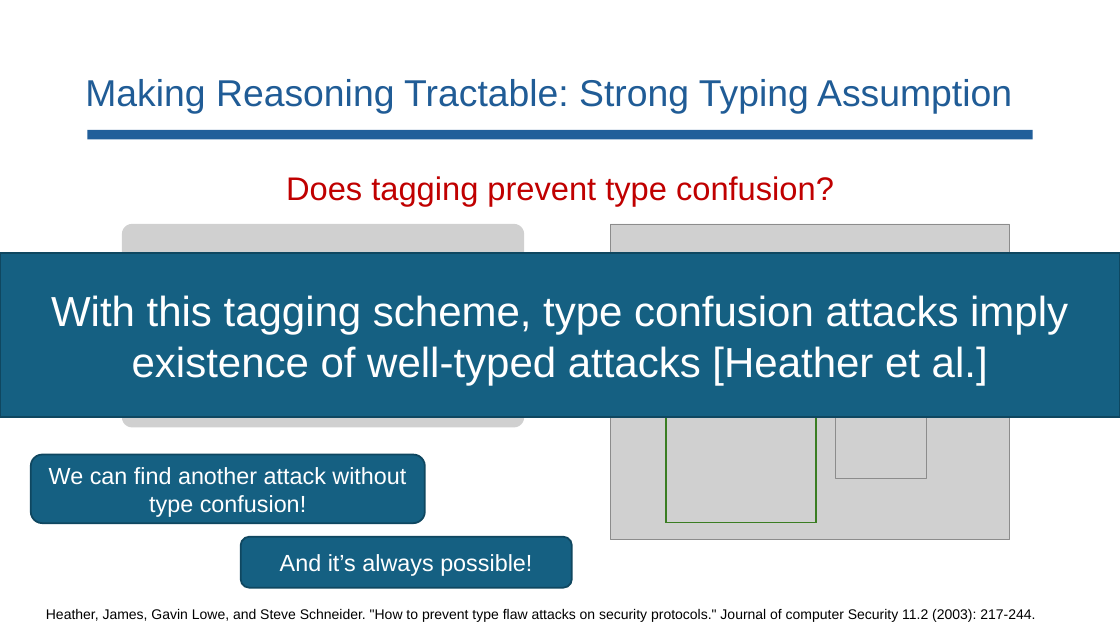
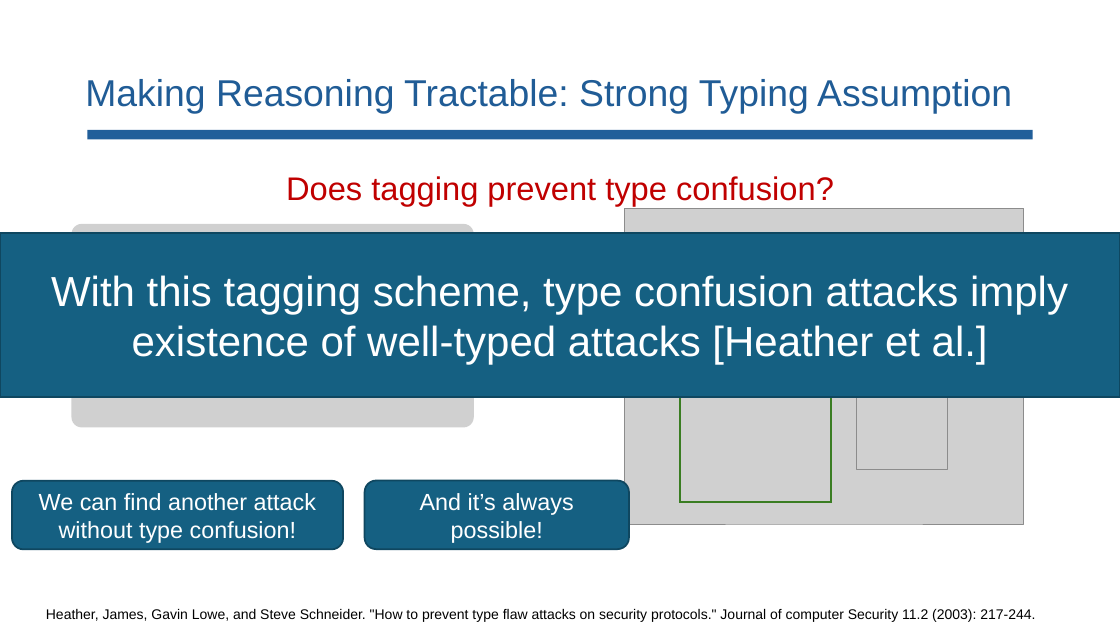
Before and after one commit to lorchrob/comp_slides, a slide deck: slide 93 of comp.pptx. Drawn at 1120x630 pixels with LibreOffice and Linux fonts; fonts in the diff are those of the drawing; grey boxes stand for pictures. Boxes give left, top, right and bottom in pixels: in the first picture for what was removed or moved away, otherwise in the second. Text is boxed around its words. In the diff, an @@ line names an element or a change of style, - is before the commit and + after.

```diff
--- a/comp.pptx
+++ b/comp.pptx
@@ picture: place and size @@
-picture at (611, 224, 1010, 540)
+picture at (625, 208, 1024, 524)
@@ rectangle "With this tagging scheme, type ...": place and size @@
-rectangle "With this tagging scheme, type ..." at (0, 253, 1120, 417)
+rectangle "With this tagging scheme, type ..." at (0, 234, 1120, 397)
@@ picture: place and size @@
-picture at (122, 224, 524, 286)
+picture at (71, 224, 474, 286)
@@ rectangle: place and size @@
-rectangle at (665, 317, 816, 523)
+rectangle at (681, 297, 831, 502)
@@ picture: place and size @@
-picture at (122, 366, 524, 428)
+picture at (71, 366, 474, 428)
@@ picture: place and size @@
-picture at (835, 387, 927, 479)
+picture at (856, 379, 948, 471)
@@ rounded rectangle "We can find another attack ...": place and size @@
-rounded rectangle "We can find another attack ..." at (31, 455, 425, 523)
+rounded rectangle "We can find another attack ..." at (12, 481, 343, 549)
@@ rounded rectangle "And it’s always possible!": place and size @@
-rounded rectangle "And it’s always possible!" at (241, 537, 572, 588)
+rounded rectangle "And it’s always possible!" at (365, 481, 629, 549)
```
Also in this commit, not shown: 36 other slides changed, 6 slides added.
